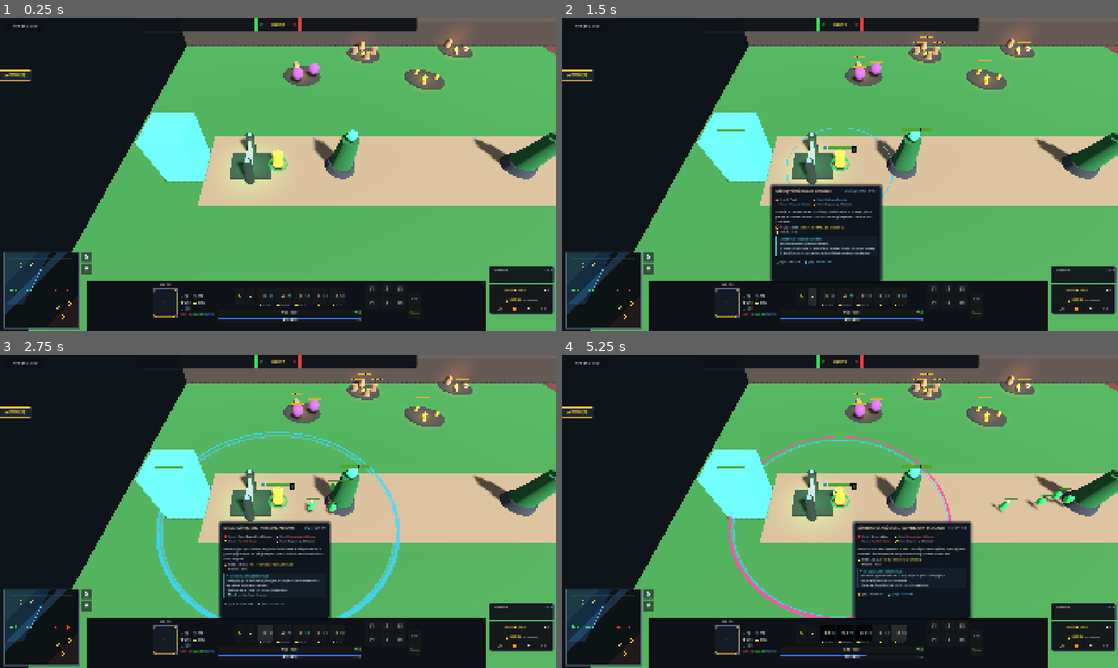
Above: before the commit, frames 1-4 (two rows, left to right).
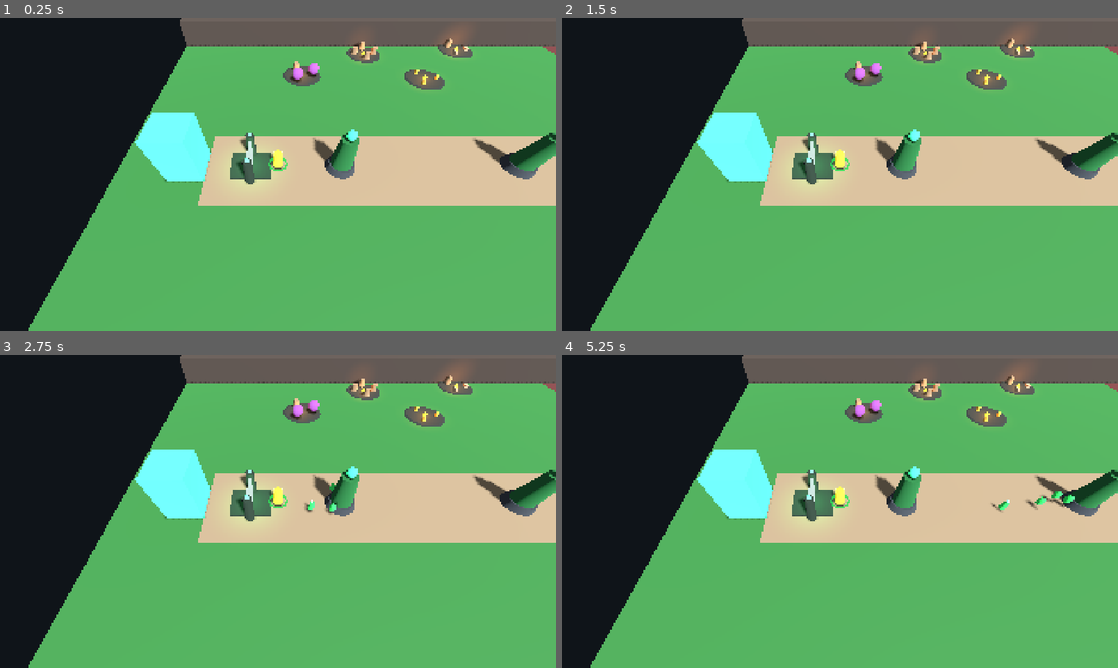
Above: after the commit, the same moments.

Repository: atalhatulu/eclipse-moba
Game: Godot game, scene res://scenes/map/moba_map_3d.tscn
The game is run twice, just before and just after one commit, with the same random seed, the same clock (stepped at 60 frames per second) and the same inputs.
Inputs (mouse positions are in pixels of both pictures, inside the frame that each line leads up to):
- Up to frame 1 (0.25 s): no input
- Up to frame 2 (1.5 s): click (801, 296) at 0.5 s, where only the run before the commit has a clickable "🌳"; click (812, 296) at 1.25 s, where only the run before the commit has a clickable "💧"
- Up to frame 3 (2.75 s): click (266, 633) at 2 s, where only the run before the commit has a clickable "Q"
- Up to frame 4 (5.25 s): click (845, 633) at 2.75 s, where only the run before the commit has a clickable "W"; click (862, 633) at 3.5 s, where only the run before the commit has a clickable "E"; click (878, 633) at 4.25 s, where only the run before the commit has a clickable "D"; click (901, 633) at 5 s, where only the run before the commit has a clickable "R"

The runs differ from the first frame. In frame 1, 18% of the frame differs, in the area x 0-100%, y 0-100%; in frame 2, 25%; in frame 3, 26%; in frame 4, 26%.
Error after the commit: Parse Error: Identifier "hud_item_tooltip" not declared in the current scope. (res://systems/ui/dota_hud.gd:193)

Commit message:
feat: shop right-click buy, left-click quick-buy queue, and full item hover tooltip

Diff:
--- a/systems/ui/dota_hud.gd
+++ b/systems/ui/dota_hud.gd
@@ -188,6 +188,11 @@
 	ability_tooltip.offset_right = 950
 	ability_tooltip.offset_bottom = -190
 	root.add_child(ability_tooltip)
+
+	# 11. Item Tooltip Floating Card (Dota 2 Inventory Item Hover Card)
+	hud_item_tooltip = DotaItemTooltip.new()
+	hud_item_tooltip.visible = false
+	root.add_child(hud_item_tooltip)
 
 # ==============================================================================
 # 1. TOP MATCH BAR & SCOREBOARD (Radiant Kills vs Dire Kills & Day/Night Clock)
@@ -632,7 +637,7 @@
 		btn.custom_minimum_size = Vector2(46, 44)
 		btn.add_theme_font_size_override("font_size", 11)
 		btn.pressed.connect(func(): _on_inventory_slot_clicked(i))
-		btn.mouse_entered.connect(func(): _on_item_slot_hover(i, true))
+		btn.mouse_entered.connect(func(): _on_item_slot_hover(i, true, btn))
 		btn.mouse_exited.connect(func(): _on_item_slot_hover(i, false))
 		grid.add_child(btn)
 		inventory_slot_buttons.append(btn)
@@ -1121,15 +1126,23 @@
 	if target_hero != null and target_hero.inventory_manager != null:
 		_toggle_shop()
 
-func _on_item_slot_hover(slot_idx: int, is_hovered: bool) -> void:
-	if target_hero != null and target_hero.inventory_manager != null and target_hero.has_method("preview_skill_range"):
+func _on_item_slot_hover(slot_idx: int, is_hovered: bool, btn_control: Control = null) -> void:
+	if target_hero != null and target_hero.inventory_manager != null:
 		if is_hovered:
 			if slot_idx < target_hero.inventory_manager.slots.size():
 				var it = target_hero.inventory_manager.slots[slot_idx]
-				if it != null:
+				if it != null and hud_item_tooltip != null:
+					hud_item_tooltip.show_item(it)
+					if btn_control != null and is_instance_valid(btn_control):
+						var g_pos = btn_control.global_position
+						hud_item_tooltip.global_position = Vector2(clampf(g_pos.x - 120, 20, 1500), clampf(g_pos.y - 200, 20, 800))
+				if target_hero.has_method("preview_skill_range"):
 					target_hero.preview_skill_range(6.0, Color(0.9, 0.75, 0.25, 0.5))
 		else:
-			target_hero.preview_skill_range(0.0)
+			if hud_item_tooltip != null:
+				hud_item_tooltip.hide_tooltip()
+			if target_hero.has_method("preview_skill_range"):
+				target_hero.preview_skill_range(0.0)
 
 func _on_boots_slot_clicked() -> void:
 	_toggle_shop()
--- a/systems/ui/shop_inventory_ui.gd
+++ b/systems/ui/shop_inventory_ui.gd
@@ -2,7 +2,7 @@
 extends Control
 
 ## Authentic Dota 2 Market & Shop Modal (market.png reference)
-## Features Recommended Guide column, Category sections, Search filter, Item hover tooltip, and Quick-Buy queueing
+## Right-click to purchase directly, Shift+Left-click to queue to Quick-Buy, Mouse hover shows full item stats tooltip
 
 signal item_purchased(item: ItemResource)
 signal quick_buy_queued(item: ItemResource)
@@ -180,14 +180,14 @@
 	_build_pin_bar(pin_grid)
 
 	var hint_lbl = Label.new()
-	hint_lbl.text = "💡 Shift+Tık: Hızlı Alıma Ekle | Tıkla: Satın Al"
+	hint_lbl.text = "💡 SAĞ TIK: Satın Al | SOL TIK: Hızlı Alıma Ekle"
 	hint_lbl.size_flags_horizontal = SIZE_EXPAND_FILL
 	hint_lbl.horizontal_alignment = HORIZONTAL_ALIGNMENT_RIGHT
 	hint_lbl.add_theme_font_size_override("font_size", 9)
-	hint_lbl.add_theme_color_override("font_color", Color(0.4, 0.8, 0.95))
+	hint_lbl.add_theme_color_override("font_color", Color(0.4, 0.85, 1.0))
 	bot_h.add_child(hint_lbl)
 
-	# Floating Item Tooltip
+	# Floating Item Tooltip (Highest z-index floating card)
 	item_tooltip = DotaItemTooltip.new()
 	add_child(item_tooltip)
 
@@ -307,7 +307,7 @@
 
 func _create_item_box(parent: Control, item: ItemResource) -> void:
 	var box = PanelContainer.new()
-	box.custom_minimum_size = Vector2(56, 52)
+	box.custom_minimum_size = Vector2(58, 52)
 
 	var b_style = StyleBoxFlat.new()
 	b_style.bg_color = Color(0.09, 0.12, 0.16, 0.95)
@@ -328,6 +328,7 @@
 	vbox.add_theme_constant_override("separation", 2)
 	box.add_child(vbox)
 
+	# Icon / Initials
 	var name_lbl = Label.new()
 	name_lbl.text = item.item_name.substr(0, 5)
 	name_lbl.horizontal_alignment = HORIZONTAL_ALIGNMENT_CENTER
@@ -335,8 +336,9 @@
 	name_lbl.add_theme_color_override("font_color", Color(1.0, 0.95, 0.85))
 	vbox.add_child(name_lbl)
 
+	# Gold cost
 	var cost_lbl = Label.new()
-	cost_lbl.text = "%d" % item.cost
+	cost_lbl.text = "💰%d" % item.cost
 	cost_lbl.horizontal_alignment = HORIZONTAL_ALIGNMENT_CENTER
 	cost_lbl.add_theme_font_size_override("font_size", 8)
 	cost_lbl.add_theme_color_override("font_color", Color(1.0, 0.85, 0.25))
@@ -353,13 +355,14 @@
 
 func _on_item_gui_input(event: InputEvent, item: ItemResource) -> void:
 	if event is InputEventMouseButton and event.pressed:
-		if event.button_index == MOUSE_BUTTON_LEFT:
-			if event.shift_pressed:
-				# Shift + Click: Queue to Quick-Buy
-				quick_buy_queued.emit(item)
-			else:
-				# Left Click: Buy item
-				_buy_item(item)
+		if event.button_index == MOUSE_BUTTON_RIGHT:
+			# RIGHT-CLICK: Direct purchase!
+			_buy_item(item)
+		elif event.button_index == MOUSE_BUTTON_LEFT:
+			# LEFT-CLICK or Shift+Click: Queue to Quick-Buy
+			quick_buy_queued.emit(item)
+			if Engine.has_singleton("GameEvents") or is_instance_valid(GameEvents):
+				GameEvents.combat_log_generated.emit("HIZLI ALIM KUYRUĞUNA EKLENDİ: %s" % item.item_name.to_upper())
 
 func _buy_item(item: ItemResource) -> void:
 	if target_hero != null and target_hero.inventory_manager != null:
@@ -375,7 +378,7 @@
 			item_tooltip.show_item(item)
 			if btn_control != null and is_instance_valid(btn_control):
 				var g_pos = btn_control.global_position
-				item_tooltip.global_position = Vector2(clampf(g_pos.x - 140, 20, 1500), clampf(g_pos.y - 180, 20, 900))
+				item_tooltip.global_position = Vector2(clampf(g_pos.x - 140, 20, 1500), clampf(g_pos.y - 220, 20, 800))
 		else:
 			item_tooltip.hide_tooltip()
 
